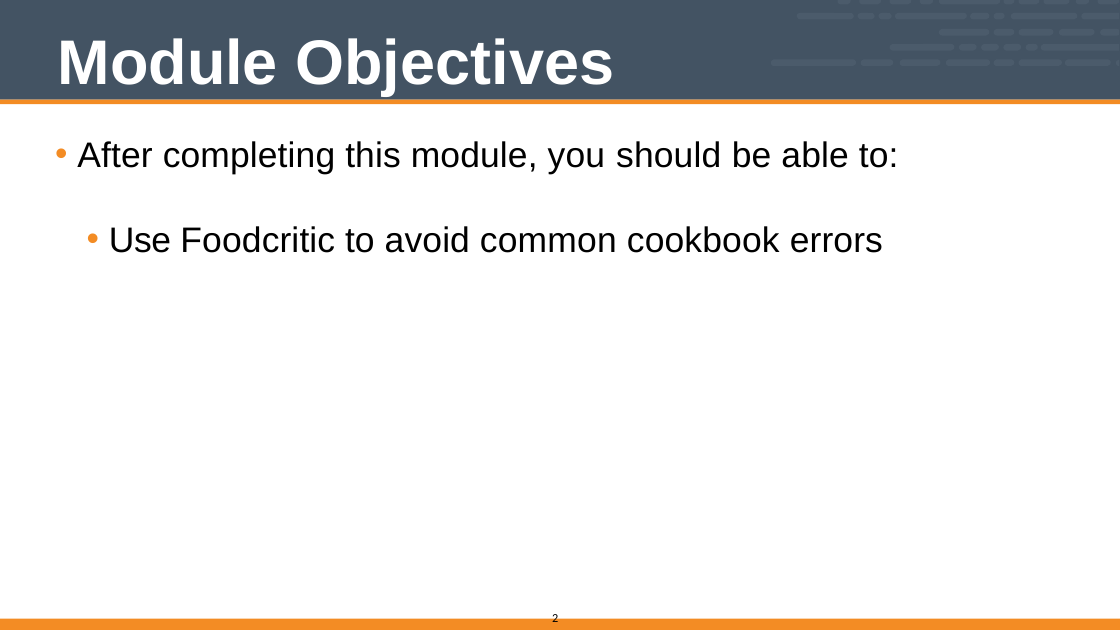
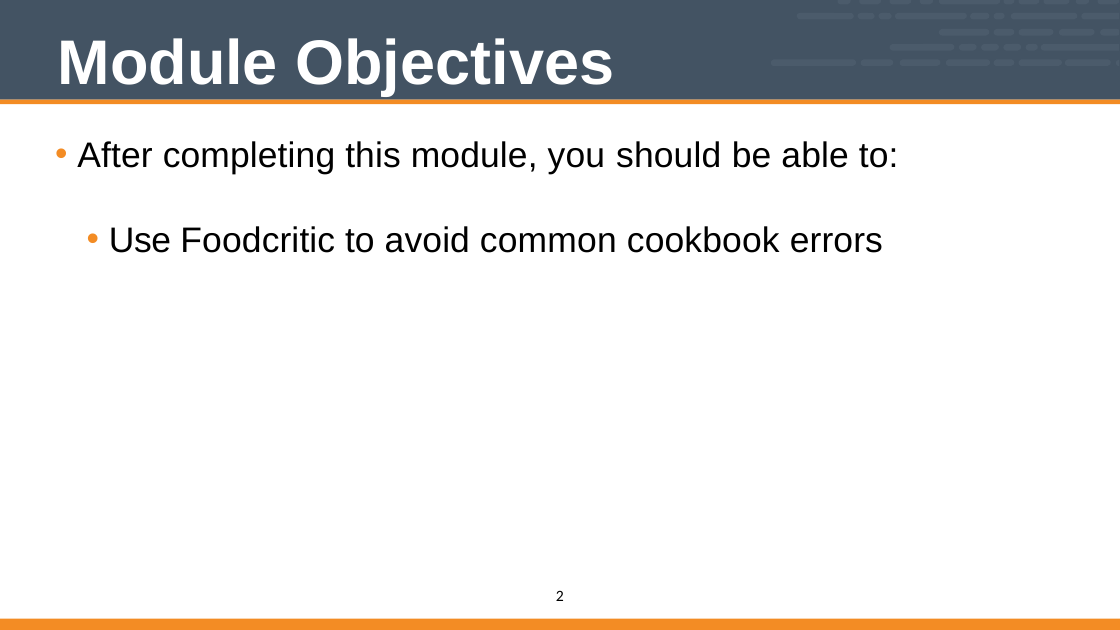
Before and after one commit to vinyar/chef-intermediate, a slide deck: slide 2 of Modules/10-Chef_Intermediate.pptx. Drawn at 1120x630 pixels with LibreOffice and Linux fonts; fonts in the diff are those of the drawing. Boxes give left, top, right and bottom in pixels: in the first picture for what was removed or moved away, otherwise in the second. Text is boxed around its words. In the diff, an @@ line names an element or a change of style, - is before the commit and + after.

Commit message:
Completed Updates to Module 10

```diff
--- a/Modules/10-Chef_Intermediate.pptx
+++ b/Modules/10-Chef_Intermediate.pptx
@@ page number: place and size @@
-page number at (552,612,558,622)
+page number at (556,590,564,601)
@@ page number at (556,590,564,601): size 14 to 18 pt; alignment left to centre; indent changed @@
```
Also in this commit, not shown: 12 other slides changed.
